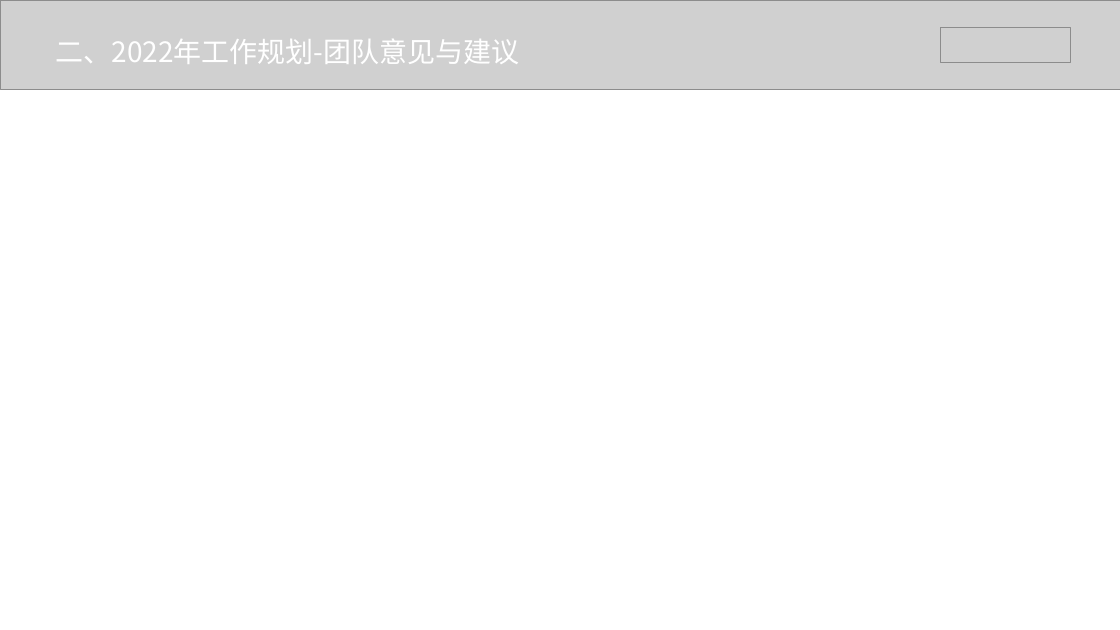
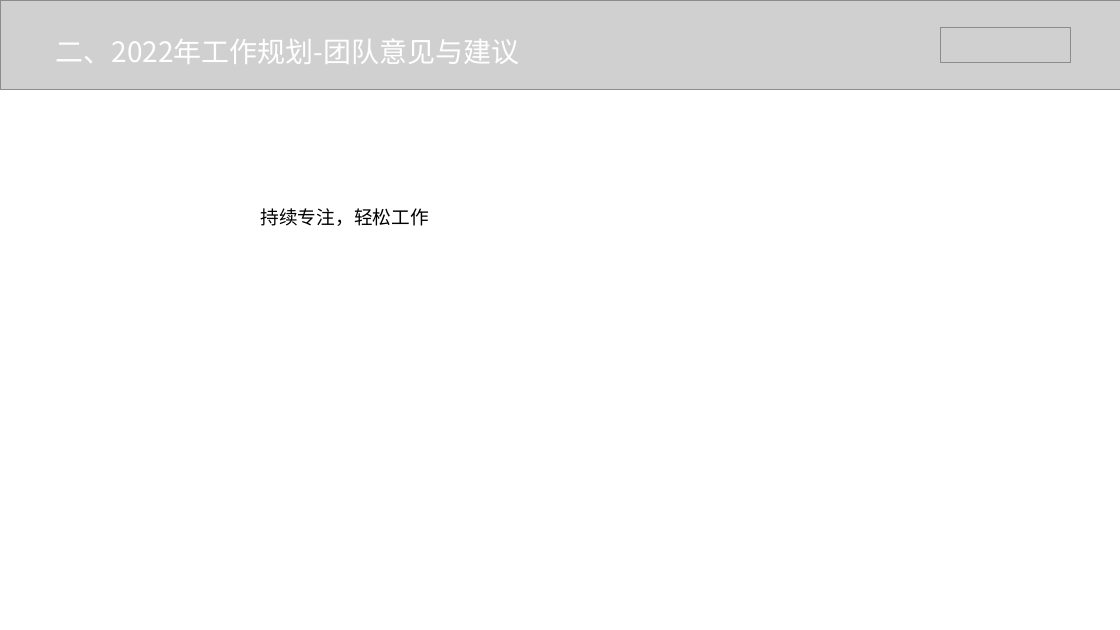
Before and after one commit to lvll-lll/get-get-climbing, a slide deck: slide 14 of doc/v/2021述职/互联网基础平台一部 2021年述职.pptx (slide 12 before the commit). Drawn at 1120x630 pixels with LibreOffice and Linux fonts; fonts in the diff are those of the drawing; grey boxes stand for pictures. Boxes give left, top, right and bottom in pixels: in the first picture for what was removed or moved away, otherwise in the second. Text is boxed around its words. In the diff, an @@ line names an element or a change of style, - is before the commit and + after.

```diff
--- a/doc/v/2021述职/互联网基础平台一部 2021年述职.pptx
+++ b/doc/v/2021述职/互联网基础平台一部 2021年述职.pptx
@@ text added at [261, 208, 429, 226], 32 pt, text #000000 @@
+持续专注，轻松工作
```
Also in this commit, not shown: 6 other slides changed, 5 slides added, 3 slides removed, 11 other files.
